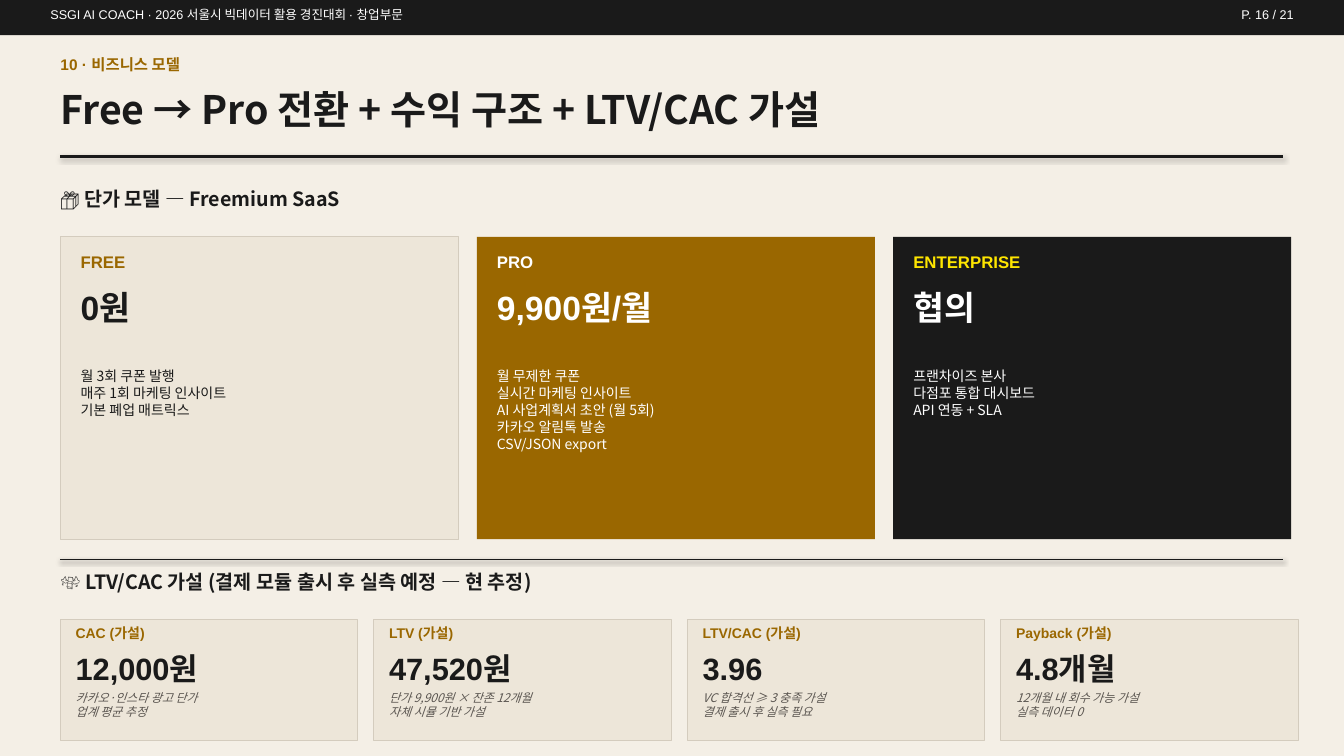
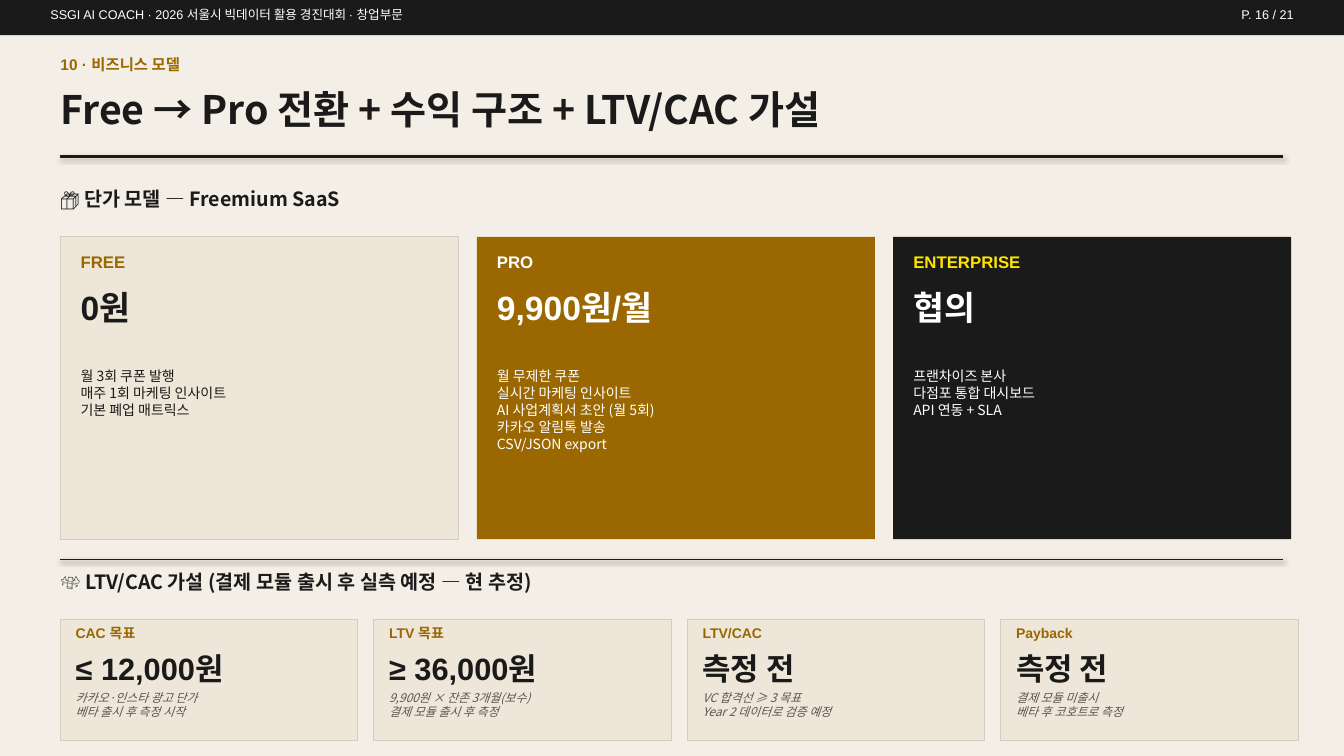
Before and after one commit to Tok-Baro/SSGI_AI_Coach, a slide deck: slide 16 of SSGI_AI_경영코치_상세기획서.pptx. Drawn at 1344x756 pixels with LibreOffice and Linux fonts; fonts in the diff are those of the drawing. Boxes give left, top, right and bottom in pixels: in the first picture for what was removed or moved away, otherwise in the second. Text is boxed around its words. In the diff, an @@ line names an element or a change of style, - is before the commit and + after.

```diff
--- a/SSGI_AI_경영코치_상세기획서.pptx
+++ b/SSGI_AI_경영코치_상세기획서.pptx
@@ text at (76,626,136,640): text changed @@
-CAC (가설)
+CAC 목표
@@ text at (389,626,444,640): text changed @@
-LTV (가설)
+LTV 목표
@@ text at (703,628,762,639): text changed @@
-LTV/CAC (가설)
+LTV/CAC
@@ text at (1016,628,1073,641): text changed @@
-Payback (가설)
+Payback
@@ text at (101,656,223,685): text changed @@
-12,000원
+≤ 12,000원
@@ text at (414,656,536,685): text changed @@
-47,520원
+≥ 36,000원
@@ text at (703,654,794,683): text changed @@
-3.96
+측정 전
@@ text at (1016,654,1108,683): text changed @@
-4.8개월
+측정 전
@@ text at (76,692,197,717): text changed @@
-카카오·인스타 광고 단가
-업계 평균 추정
+카카오·인스타 광고 단가
+베타 출시 후 측정 시작
@@ text at (389,692,531,717): text changed @@
-단가 9,900원 × 잔존 12개월
-자체 시뮬 기반 가설
+9,900원 × 잔존 3개월(보수)
+결제 모듈 출시 후 측정
@@ text at (703,692,831,717): text changed @@
-VC 합격선 ≥ 3 충족 가설
-결제 출시 후 실측 필요
+VC 합격선 ≥ 3 목표
+Year 2 데이터로 검증 예정
@@ text at (1016,692,1123,717): text changed @@
-12개월 내 회수 가능 가설
-실측 데이터 0
+결제 모듈 미출시
+베타 후 코호트로 측정
```
Also in this commit, not shown: 4 other slides changed, 1 other file.
